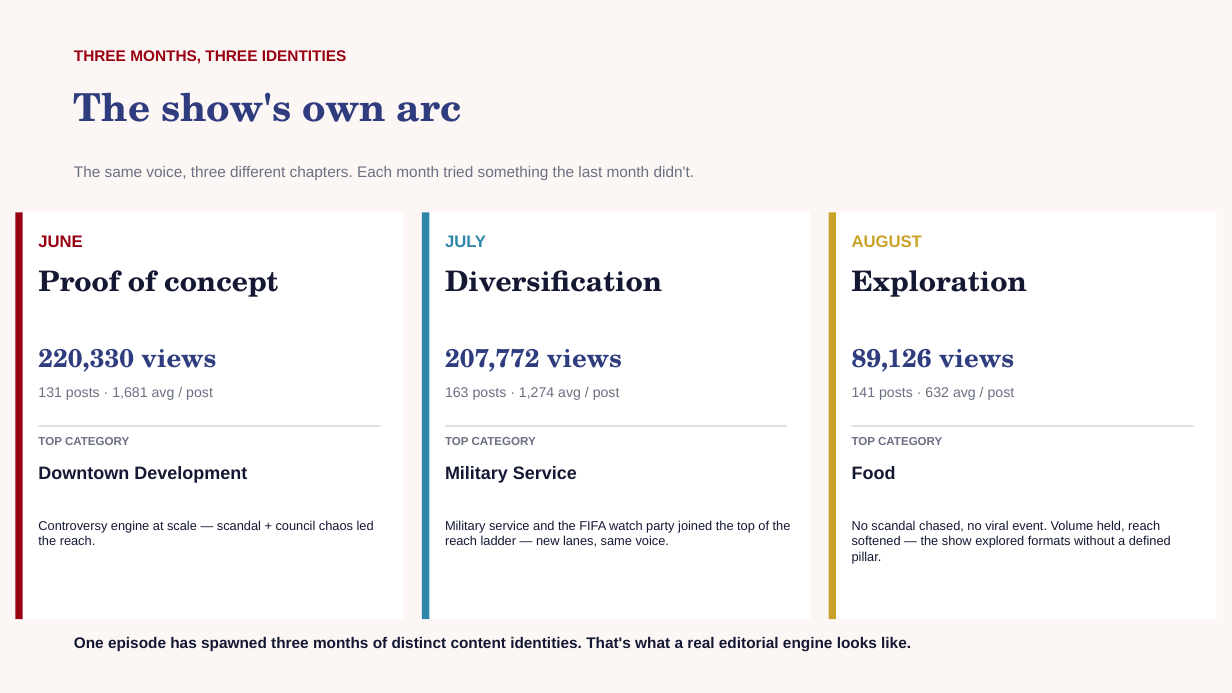
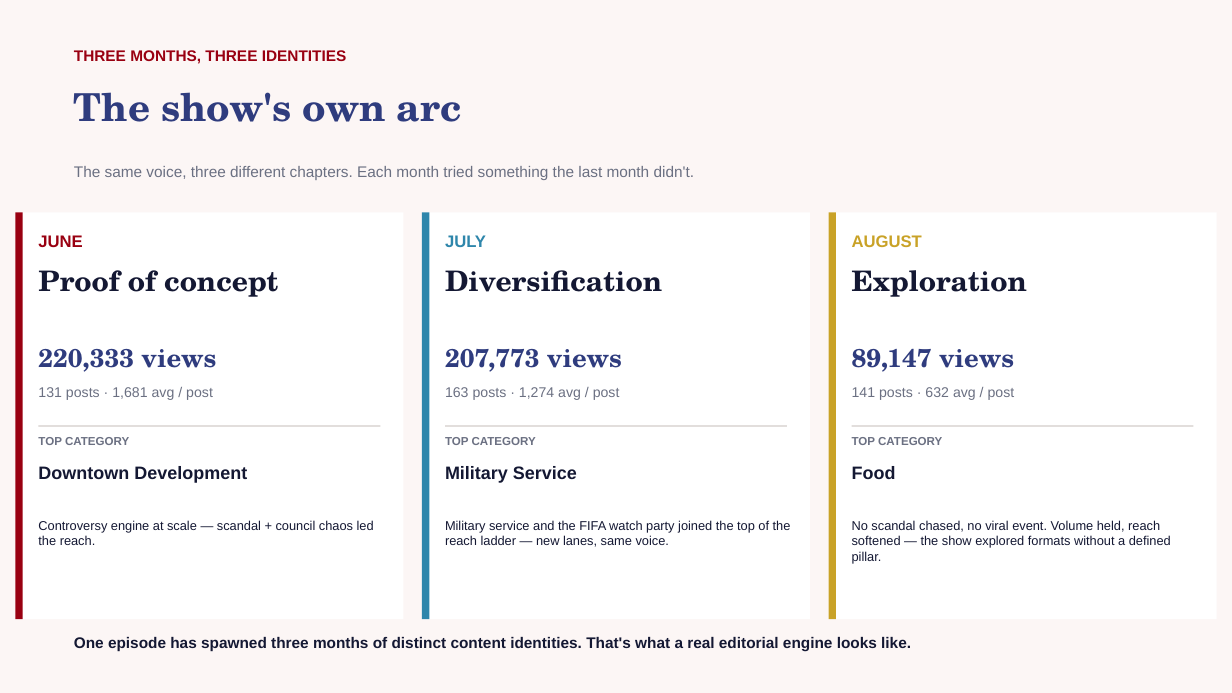
Before and after one commit to zvmmer/talking-downey-kpis, a slide deck: slide 3 of STATE_OF_THE_SHOW.pptx. Drawn at 1232x693 pixels with LibreOffice and Linux fonts; fonts in the diff are those of the drawing. Boxes give left, top, right and bottom in pixels: in the first picture for what was removed or moved away, otherwise in the second. Text is boxed around its words. In the diff, an @@ line names an element or a change of style, - is before the commit and + after.

```diff
--- a/STATE_OF_THE_SHOW.pptx
+++ b/STATE_OF_THE_SHOW.pptx
@@ text at (38,349,216,372): text changed @@
-220,330 views
+220,333 views
@@ text at (445,349,622,372): text changed @@
-207,772 views
+207,773 views
@@ text at (852,349,1014,372): text changed @@
-89,126 views
+89,147 views
```
Also in this commit, not shown: 4 other slides changed, 5 other files.
